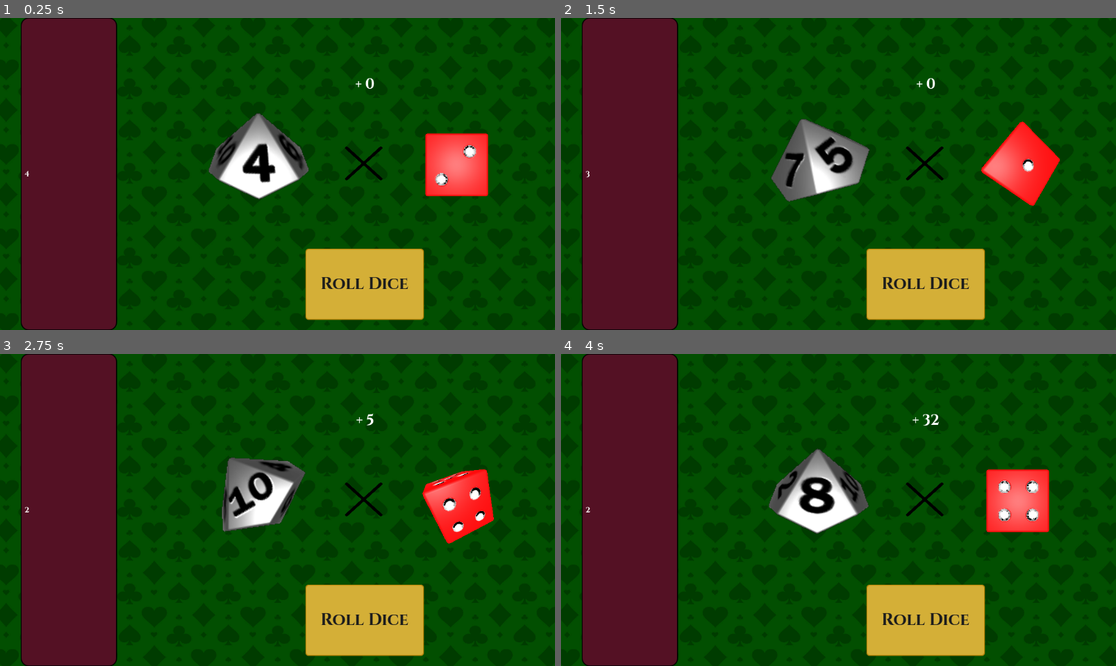
Above: before the commit, frames 1-4 (two rows, left to right).
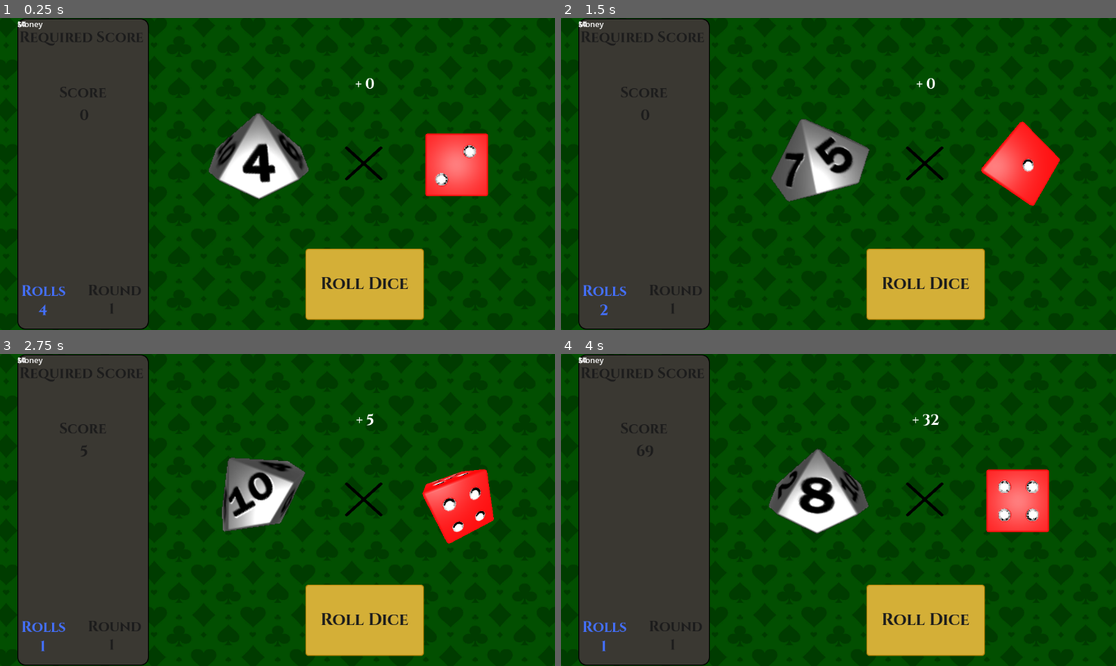
Above: after the commit, the same moments.

Repository: JacksonPearce21/Diceon
Game: Godot game, scene res://Scenes/main_game.tscn
Same seed, same stepped clock (60 frames per second), same inputs: the game is played once before the commit and once after it.
Inputs:
- Up to frame 1 (0.25 s): no input
- Up to frame 2 (1.5 s): click "Roll Dice" at 0.5 s; click "Roll Dice" at 1.25 s
- Up to frame 3 (2.75 s): click "Roll Dice" at 2 s
- Up to frame 4 (4 s): no input

The runs differ from the first frame. In frame 1, 24% of the frame differs, in the area x 3-27%, y 0-100%; in frame 2, 24%; in frame 3, 24%; in frame 4, 24%.

Commit message:
Round score now updates

Diff:
--- a/Scenes/main_game.tscn
+++ b/Scenes/main_game.tscn
@@ -15,7 +15,7 @@
 content_margin_top = 8.0
 content_margin_right = 8.0
 content_margin_bottom = 8.0
-bg_color = Color(0.328533, 0.0655578, 0.13997, 1)
+bg_color = Color(0.229034, 0.218601, 0.198045, 1)
 border_width_left = 2
 border_width_top = 2
 border_width_right = 2
@@ -50,31 +50,120 @@
 offset_right = 256.0
 offset_bottom = 647.0
 
-[node name="SideBar" type="PanelContainer" parent="Control"]
+[node name="SideBar" type="Panel" parent="Control"]
 layout_mode = 0
-offset_left = 1.0
-offset_top = -14.0
-offset_right = 201.0
-offset_bottom = 636.0
+offset_left = -6.0
+offset_top = -12.0
+offset_right = 267.0
+offset_bottom = 634.0
 theme_override_styles/panel = SubResource("StyleBoxFlat_mgc0q")
 
 [node name="Score" type="Label" parent="Control/SideBar"]
-visible = false
-layout_mode = 2
-theme_override_fonts/font = ExtResource("4_18r40")
+layout_mode = 2
+offset_left = 10.0
+offset_top = 181.0
+offset_right = 268.0
+offset_bottom = 223.0
+theme_override_colors/font_color = Color(0.109804, 0.109804, 0.109804, 1)
+theme_override_fonts/font = ExtResource("4_18r40")
+theme_override_font_sizes/font_size = 30
+text = "1"
+horizontal_alignment = 1
 
 [node name="Rolls" type="Label" parent="Control/SideBar"]
 layout_mode = 2
-theme_override_fonts/font = ExtResource("4_18r40")
+offset_left = 37.0
+offset_top = 586.0
+offset_right = 70.0
+offset_bottom = 628.0
+theme_override_colors/font_color = Color(0.266667, 0.443137, 1, 1)
+theme_override_fonts/font = ExtResource("4_18r40")
+theme_override_font_sizes/font_size = 30
+text = "5"
+horizontal_alignment = 1
 
 [node name="Required_score" type="Label" parent="Control/SideBar"]
-visible = false
-layout_mode = 2
-theme_override_fonts/font = ExtResource("4_18r40")
+layout_mode = 2
+offset_left = 7.0
+offset_top = 66.0
+offset_right = 265.0
+offset_bottom = 108.0
+theme_override_colors/font_color = Color(0.109804, 0.109804, 0.109804, 1)
+theme_override_fonts/font = ExtResource("4_18r40")
+theme_override_font_sizes/font_size = 30
+horizontal_alignment = 1
 
 [node name="Round_num" type="Label" parent="Control/SideBar"]
-visible = false
-layout_mode = 2
+layout_mode = 2
+offset_left = 67.0
+offset_top = 583.0
+offset_right = 325.0
+offset_bottom = 625.0
+theme_override_colors/font_color = Color(0.109804, 0.109804, 0.109804, 1)
+theme_override_fonts/font = ExtResource("4_18r40")
+theme_override_font_sizes/font_size = 30
+text = "1"
+horizontal_alignment = 1
+
+[node name="Rolls_text" type="Label" parent="Control/SideBar"]
+layout_mode = 2
+offset_left = 8.0
+offset_top = 546.0
+offset_right = 101.0
+offset_bottom = 588.0
+theme_override_colors/font_color = Color(0.267833, 0.443154, 1, 1)
+theme_override_fonts/font = ExtResource("4_18r40")
+theme_override_font_sizes/font_size = 30
+text = "Rolls"
+horizontal_alignment = 1
+
+[node name="Score_text" type="Label" parent="Control/SideBar"]
+layout_mode = 2
+offset_left = 7.0
+offset_top = 134.0
+offset_right = 265.0
+offset_bottom = 176.0
+theme_override_colors/font_color = Color(0.109804, 0.109804, 0.109804, 1)
+theme_override_fonts/font = ExtResource("4_18r40")
+theme_override_font_sizes/font_size = 30
+text = "Score"
+horizontal_alignment = 1
+
+[node name="Required_score_text" type="Label" parent="Control/SideBar"]
+layout_mode = 2
+offset_left = 4.0
+offset_top = 19.0
+offset_right = 262.0
+offset_bottom = 61.0
+theme_override_colors/font_color = Color(0.109804, 0.109804, 0.109804, 1)
+theme_override_fonts/font = ExtResource("4_18r40")
+theme_override_font_sizes/font_size = 30
+text = "Required Score"
+horizontal_alignment = 1
+
+[node name="Round_num_text" type="Label" parent="Control/SideBar"]
+layout_mode = 2
+offset_left = 110.0
+offset_top = 545.0
+offset_right = 294.0
+offset_bottom = 587.0
+theme_override_colors/font_color = Color(0.109804, 0.109804, 0.109804, 1)
+theme_override_fonts/font = ExtResource("4_18r40")
+theme_override_font_sizes/font_size = 30
+text = "Round"
+horizontal_alignment = 1
+
+[node name="Money" type="Label" parent="Control/SideBar"]
+layout_mode = 0
+offset_right = 40.0
+offset_bottom = 23.0
+text = "$4"
+
+[node name="Money_text" type="Label" parent="Control/SideBar"]
+layout_mode = 0
+offset_right = 40.0
+offset_bottom = 23.0
+text = "Money"
 
 [node name="CanvasLayer" type="CanvasLayer" parent="."]
 
--- a/Scripts/main_game.gd
+++ b/Scripts/main_game.gd
@@ -2,21 +2,23 @@
 
 @onready var int_dice = $CanvasLayer/SubViewportContainer/IntViewport/interger_die
 @onready var mult_dice = $CanvasLayer/SubViewportContainer2/MultViewport/multiplier_die
-@onready var score_label = $CanvasLayer/Added_score
-@onready var score = $Control/SideBar/Score
-@onready var rolls = $Control/SideBar/Rolls
-@onready var required_score = $Control/SideBar/Required_score
-@onready var round_num = $Control/SideBar/Round_num
-
+@onready var added_score_label = $CanvasLayer/Added_score
+@onready var score_label = $Control/SideBar/Score
+@onready var rolls_label = $Control/SideBar/Rolls
+@onready var required_score_label = $Control/SideBar/Required_score
+@onready var round_num_label = $Control/SideBar/Round_num
+var round_score = 0
 
 func _ready():
-	round_num.text = str(GlobalManager.current_round)
-	rolls.text = str(GlobalManager.dice_rolls)
-	required_score = str(GlobalManager.score_needed)
+	round_num_label.text = str(GlobalManager.current_round)
+	rolls_label.text = str(GlobalManager.dice_rolls)
+	required_score_label = str(GlobalManager.score_needed)
+	score_label.text = str(round_score)
 	pass
 
 func roll_all_dice():
 	GlobalManager.decrease_roll()
+	rolls_label.text = str(GlobalManager.dice_rolls)
 	int_dice.roll()
 	mult_dice.roll()
 	await get_tree().create_timer(1.9).timeout
@@ -26,9 +28,10 @@
 	var base = int_dice.current_face_value
 	var mult = mult_dice.current_face_value
 	var total = base * mult
-	score_label.text = "+ %.0f" % total
+	added_score_label.text = "+ %.0f" % total
+	round_score += total
+	score_label.text = str(round_score)
 
 
 func _on_button_pressed():
-	rolls.text = str(GlobalManager.dice_rolls)
 	roll_all_dice()
